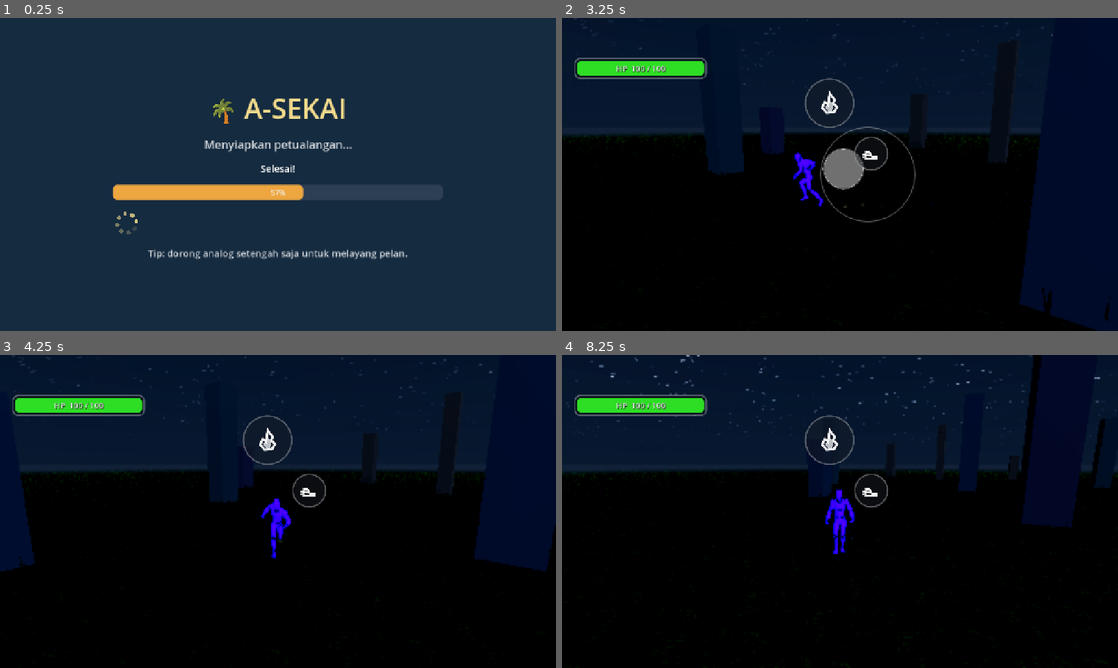
Above: before the commit, frames 1-4 (two rows, left to right).
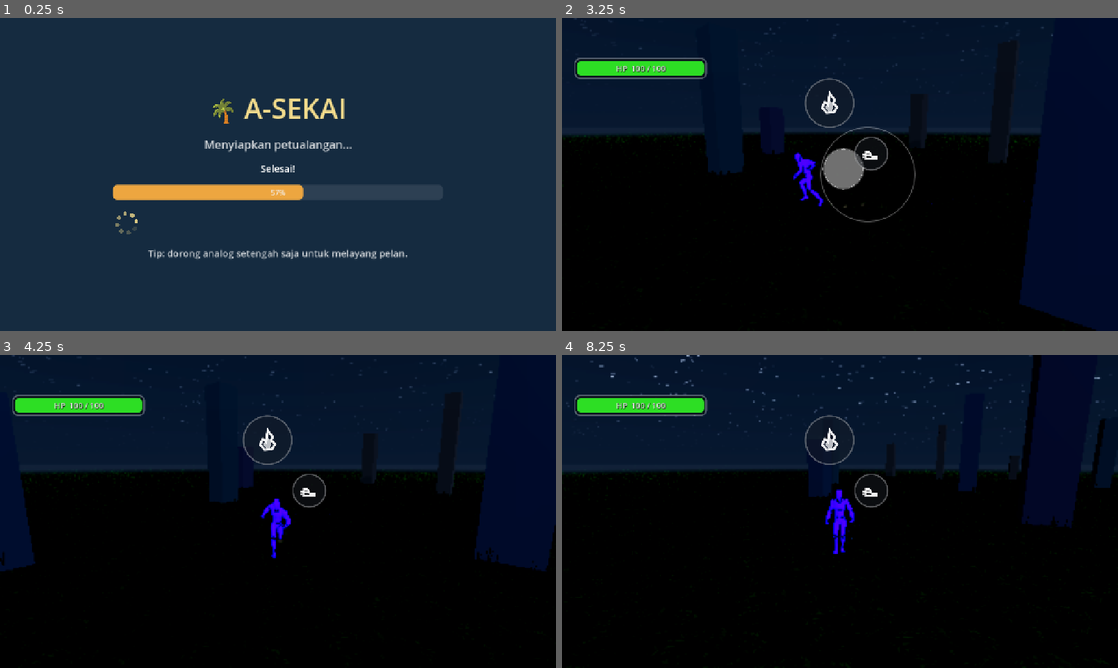
Above: after the commit, the same moments.

Repository: KyokoApp/Unity
Game: Godot game, scene res://packs/core_scripts/game_root.tscn
Same seed, same stepped clock (60 frames per second), same inputs: the game is played once before the commit and once after it. This scene is started directly instead of the project's main scene. Sound files missing from this copy of the repository are replaced by a short silence.
Inputs (mouse positions are in pixels of both pictures, inside the frame that each line leads up to):
- Up to frame 1 (0.25 s): no input
- Up to frame 2 (3.25 s): move the mouse to (812, 237) at 0.52 s; hold Up (ui_up) 0.53-1.25 s; click (812, 237) at 0.67 s; drag from (1006, 221) to (812, 237) at 1.27 s; move the mouse to (673, 127) at 2.02 s; hold Left (ui_left) 2.03-2.75 s; drag from (867, 174) to (673, 127) at 2.77 s
- Up to frame 3 (4.25 s): move the mouse to (194, 433) at 3.52 s; hold Down (ui_down) from 3.53 s (still down)
- Up to frame 4 (8.25 s): release Down (ui_down) at 4.25 s; drag from (962, 495) to (756, 433) at 4.27 s; move the mouse to (728, 527) at 5.02 s; hold Up (ui_up) 5.03-5.75 s; click (728, 527) at 5.17 s; drag from (895, 442) to (728, 527) at 5.77 s; move the mouse to (812, 574) at 6.52 s; hold Right (ui_right) 6.53-7.25 s; drag from (1006, 558) to (812, 574) at 7.27 s; move the mouse to (673, 464) at 8.02 s; hold Down (ui_down) from 8.03 s (still down)

Frame 1 is identical in both runs. In frame 2, 0.1% of the frame differs, in the area x 6-99%, y 39-97%; in frame 3, less than 0.1%; in frame 4, less than 0.1%.

Commit message:
bag. C fix #1: sederhanakan penempatan rumput (loop tunggal polar), lepas ketergantungan Materials.CONST lintas-file, perbesar diagnostik CI gagal
- _build_grass(): ganti tolak-sampel kotak->lingkaran (while ganda + attempts
  cap) dgn satu for loop polar sederhana (sqrt(randf())*radius utk sebaran
  merata) — pasti berhenti tepat GRASS_COUNT kali, lebih kecil kemungkinan
  ada bug run-time yg bikin node rumput gagal terbentuk (dicurigai penyebab
  gagal fase 1e run pertama, blob-log CI tak terunduh dari sandbox agen).
- Ground material: pakai preload langsung DETAIL_GRASS_TEX di world.gd
  drpd Materials.TERRAIN_DETAIL_G (akses const lintas-file via referensi
  preload lain, pola yg belum pernah dipakai di codebase ini) — hilangkan
  satu sumber ketidakpastian.
- fire_attack_check.gd: Fase 1e sekarang mencetak diagnostik rinci (daftar
  anak World, instance_count, jumlah surface mesh) SEBELUM gagal, dan
  membedakan pesan gagal per kondisi (node tak ketemu vs instance kosong).
- apk_release.yml: tangkapan log gagal diperbesar & diperpintar (grep
  baris ERROR/GAGAL+konteks, bukan cuma tail 700 char polos) — supaya
  akar masalah run-time kebaca dari GitHub annotation walau blob-storage
  log CI tak bisa diunduh dari sandbox agen (keterbatasan jaringan sandbox).

Co-authored-by: arena-agent <297053741+arena-agent@users.noreply.github.com>

Diff:
--- a/project/dev_probe/fire_attack_check.gd
+++ b/project/dev_probe/fire_attack_check.gd
@@ -311,9 +311,22 @@
 		_fail("world: star_visibility bukan 1.0 — dunia seharusnya terkunci malam berbintang")
 		world.queue_free()
 		return
+	var kids: Array = []
+	for c in world.get_children():
+		kids.append(String(c.name))
 	var grass := world.find_child("GrassBlades", true, false) as MultiMeshInstance3D
-	if grass == null or grass.multimesh == null or grass.multimesh.instance_count <= 0:
-		_fail("world: MultiMesh rumput (GrassBlades) tidak terbentuk / kosong")
+	if grass == null:
+		_fail("world: node GrassBlades tidak ditemukan sbg anak World. anak World skrg: [%s]" % ", ".join(kids))
+		world.queue_free()
+		return
+	if grass.multimesh == null:
+		_fail("world: GrassBlades.multimesh null")
+		world.queue_free()
+		return
+	print("[fire-check] diag rumput: instance_count=", grass.multimesh.instance_count,
+		" mesh_surfaces=", (grass.multimesh.mesh.get_surface_count() if grass.multimesh.mesh else -1))
+	if grass.multimesh.instance_count <= 0:
+		_fail("world: MultiMesh rumput (GrassBlades) instance_count<=0 (dpt %d)" % grass.multimesh.instance_count)
 		world.queue_free()
 		return
 	if grass.material_override == null:
--- a/project/packs/world_terrain/world.gd
+++ b/project/packs/world_terrain/world.gd
@@ -20,6 +20,7 @@
 const Materials := preload("res://packs/shaders_materials/materials.gd")
 const SKY_SHADER := preload("res://packs/shaders_materials/sky.gdshader")
 const GRASS_SHADER := preload("res://packs/shaders_materials/grass_blade.gdshader")
+const DETAIL_GRASS_TEX := preload("res://packs/shaders_materials/textures/detail_grass.jpg")
 const WALL_SYSTEM := preload("res://packs/world_terrain/wall_system.gd")
 
 var player: Node3D
@@ -149,7 +150,7 @@
 }
 """
 	mat.shader = sh
-	mat.set_shader_parameter("grass_tex", Materials.TERRAIN_DETAIL_G)
+	mat.set_shader_parameter("grass_tex", DETAIL_GRASS_TEX)
 	return mat
 
 ## Tumpuk rumput 3D dekat pemain (MultiMesh, 1 draw call) — bag. "lebat" dari
@@ -166,24 +167,19 @@
 	mm.instance_count = GRASS_COUNT
 	var rng := RandomNumberGenerator.new()
 	rng.seed = 20460301
-	var placed := 0
-	var attempts := 0
-	while placed < GRASS_COUNT and attempts < GRASS_COUNT * 4:
-		attempts += 1
-		var x := rng.randf_range(-GRASS_RADIUS, GRASS_RADIUS)
-		var z := rng.randf_range(-GRASS_RADIUS, GRASS_RADIUS)
-		if Vector2(x, z).length() > GRASS_RADIUS:
-			continue
+	# koordinat polar (bukan tolak-sampel kotak->lingkaran) — satu for loop
+	# sederhana & pasti berhenti tepat GRASS_COUNT kali; sqrt(randf()) dipakai
+	# supaya sebaran radius MERATA di cakram (bukan menumpuk padat di tengah).
+	for i in range(GRASS_COUNT):
+		var ang := rng.randf_range(0.0, TAU)
+		var r := sqrt(rng.randf()) * GRASS_RADIUS
+		var x := cos(ang) * r
+		var z := sin(ang) * r
 		var s := rng.randf_range(0.75, 1.35)
-		var basis := Basis(Vector3.UP, rng.randf_range(0.0, TAU))
-		basis = basis.scaled(Vector3(s, s * rng.randf_range(0.8, 1.3), s))
-		mm.set_instance_transform(placed, Transform3D(basis, Vector3(x, 0.0, z)))
-		mm.set_instance_custom_data(placed, Color(rng.randf(), rng.randf(), 0.0, 0.0))
-		placed += 1
-	# sisa slot (kalau ada, jarang terjadi) ditumpuk di tengah biar tak nol-skala aneh
-	while placed < GRASS_COUNT:
-		mm.set_instance_transform(placed, Transform3D(Basis(), Vector3.ZERO))
-		placed += 1
+		var blade_basis := Basis(Vector3.UP, rng.randf_range(0.0, TAU))
+		blade_basis = blade_basis.scaled(Vector3(s, s * rng.randf_range(0.8, 1.3), s))
+		mm.set_instance_transform(i, Transform3D(blade_basis, Vector3(x, 0.0, z)))
+		mm.set_instance_custom_data(i, Color(rng.randf(), rng.randf(), 0.0, 0.0))
 	var mmi := MultiMeshInstance3D.new()
 	mmi.name = "GrassBlades"
 	mmi.multimesh = mm
Not shown, changed: .github/workflows/apk_release.yml
